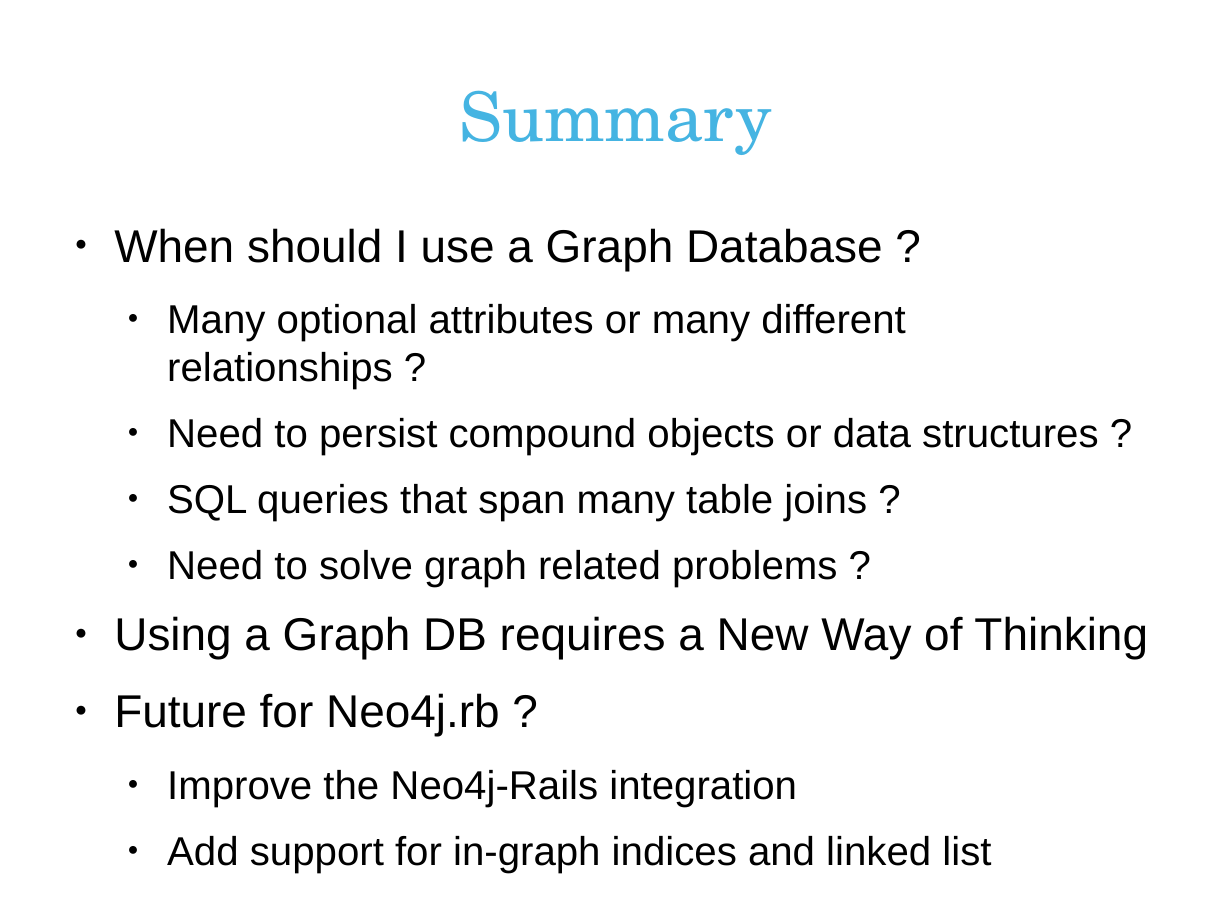
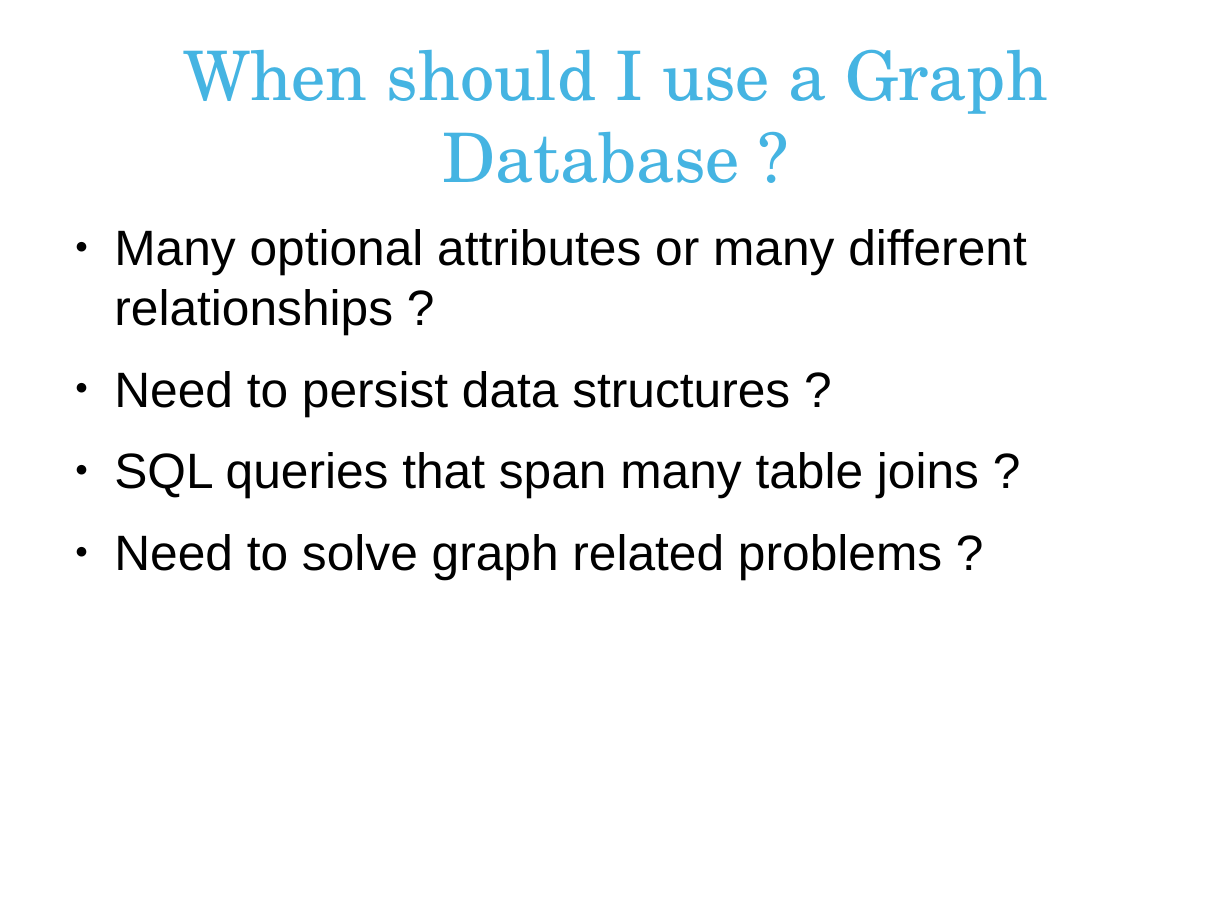
Before and after one commit to andreasronge/andreasronge.github.com, a slide deck: slide 47 of JRubyConf.odp (slide 46 before the commit). Drawn at 1232x924 pixels with LibreOffice and Linux fonts; fonts in the diff are those of the drawing; background and template pictures are left out. Boxes give left, top, right and bottom in pixels: in the first picture for what was removed or moved away, otherwise in the second. Text is boxed around its words. In the diff, an @@ line names an element or a change of style, - is before the commit and + after.

```diff
--- a/JRubyConf.odp
+++ b/JRubyConf.odp
@@ title added at <box>183,49,1048,183</box>, 44 pt, text #45B4E2 @@
+When should I use a Graph Database ?
@@ title removed at <box>460,90,772,155</box> @@
-Summary
@@ text at <box>114,228,883,271</box>: paragraph removed @@
-● When should I use a Graph Database ?
@@ text at <box>114,229,1026,579</box>: size 25.9 to 32 pt in "Many optional attributes or many different relationships ...", "SQL queries that span many table joins ...", "Need to solve graph related problems ?"; list level 2 to 1 in "Many optional attributes or many ..."; list level 2 to 1 in "SQL queries that span many ..."; list level 2 to 1 in "Need to solve graph related ..." @@
@@ text at <box>114,371,790,416</box>: text changed; size 25.9 to 32 pt @@
-  ● Need to persist compound objects or data structures ?
+● Need to persist data structures ?
@@ text at <box>114,616,1148,873</box>: paragraphs removed @@
-● Using a Graph DB requires a New Way of Thinking
-● Future for Neo4j.rb ?
-  ● Improve the Neo4j-Rails integration
-  ● Add support for in-graph indices and linked list
```
Also in this commit, not shown: 14 other slides changed, 3 slides added, 2 slides removed.
